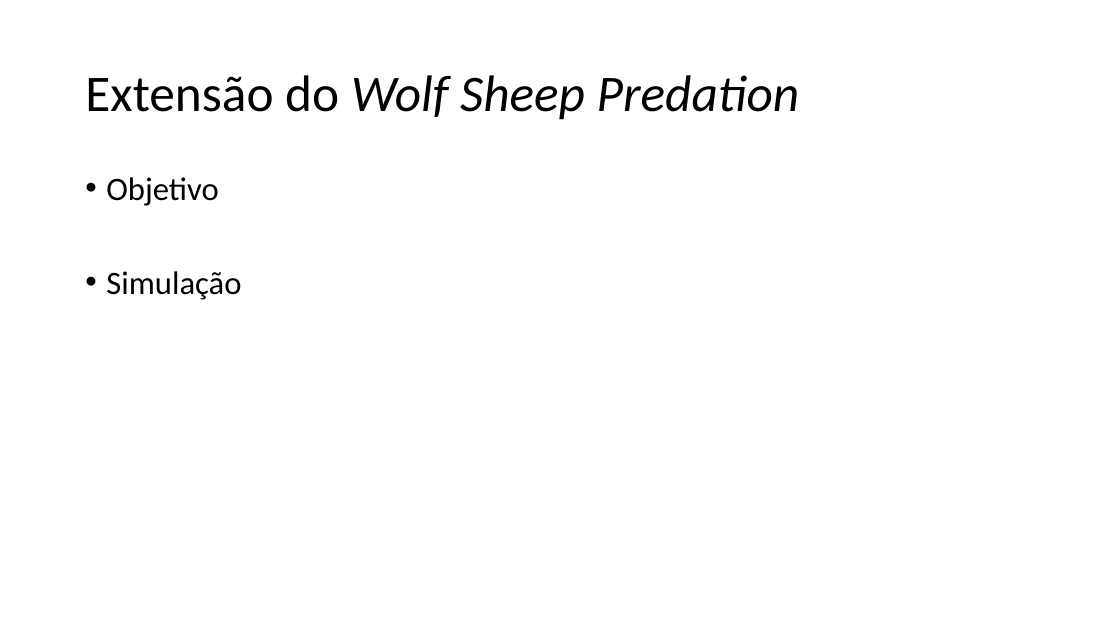
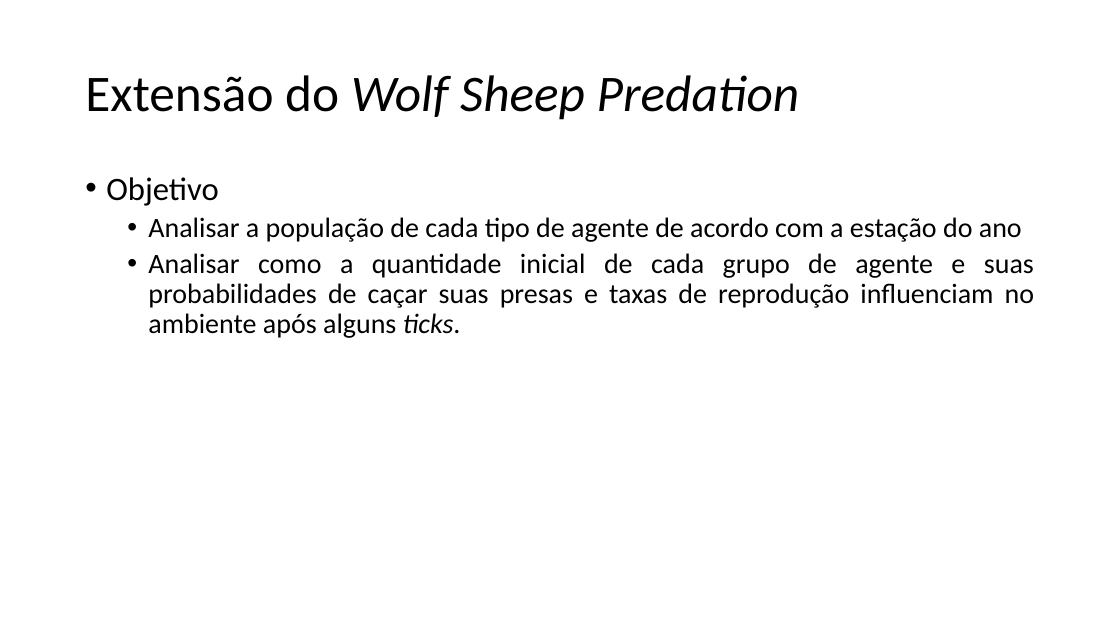
Before and after one commit to rejunges/SimulacaoSocial, a slide deck: slide 8 of Trabalho Netlogo.pptx (slide 7 before the commit). Drawn at 1120x630 pixels with LibreOffice and Linux fonts; fonts in the diff are those of the drawing. Boxes give left, top, right and bottom in pixels: in the first picture for what was removed or moved away, otherwise in the second. Text is boxed around its words. In the diff, an @@ line names an element or a change of style, - is before the commit and + after.

```diff
--- a/Trabalho Netlogo.pptx
+++ b/Trabalho Netlogo.pptx
@@ text at <box>148,217,1034,338</box>: text changed; size 28 to 24 pt @@
-• Simulação
+  • Analisar a população de cada tipo de agente de acordo com a estação do ano
+  • Analisar como a quantidade inicial de cada grupo de agente e suas probabilidades de caçar suas presas e taxas de reprodução influenciam no ambiente após alguns ticks.
```
Also in this commit, not shown: 3 other slides changed, 8 slides added, 1 other file.
